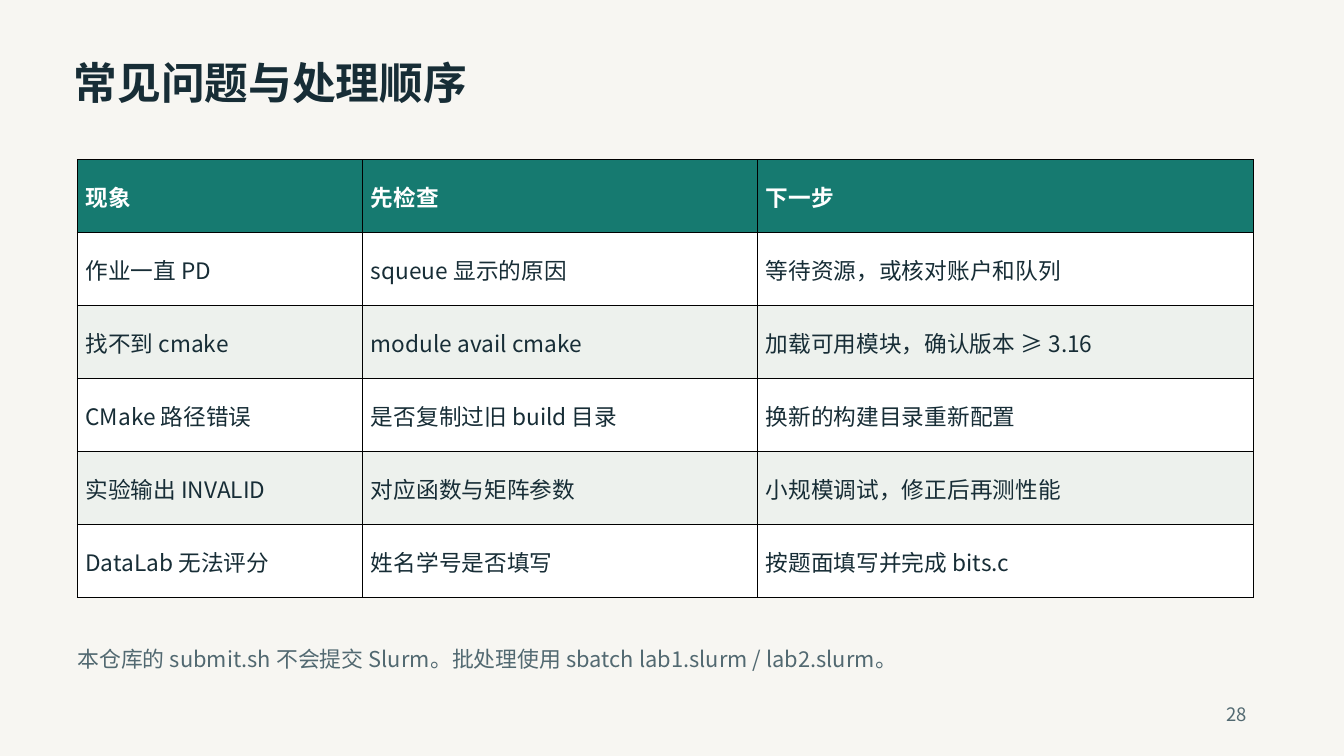
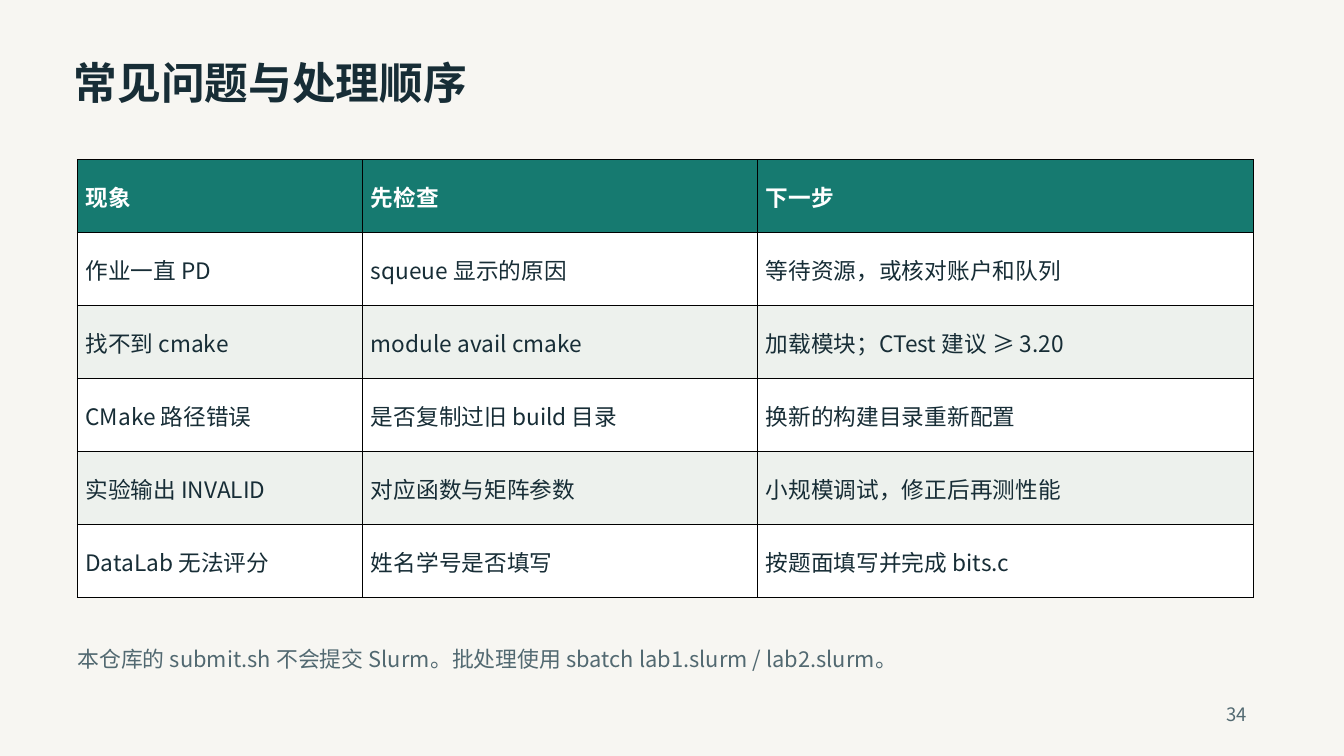
Before and after one commit to 2026-fall-calabs/calabs-2026-fall-starter, a slide deck: slide 34 of docs/交我算平台Lab运行指南-学生版.pptx (slide 28 before the commit). Drawn at 1344x756 pixels with LibreOffice and Linux fonts; fonts in the diff are those of the drawing. Boxes give left, top, right and bottom in pixels: in the first picture for what was removed or moved away, otherwise in the second. Text is boxed around its words. In the diff, an @@ line names an element or a change of style, - is before the commit and + after.

```diff
--- a/docs/交我算平台Lab运行指南-学生版.pptx
+++ b/docs/交我算平台Lab运行指南-学生版.pptx
@@ table at <box>77,160,1254,598</box> @@
-row 3, column 3: 加载可用模块，确认版本 ≥ 3.16
+row 3, column 3: 加载模块；CTest 建议 ≥ 3.20
@@ text at <box>1226,707,1246,721</box>: text changed @@
-28
+34
```
Also in this commit, not shown: 9 other slides changed, 11 slides added, 5 slides removed, 1 other file.
